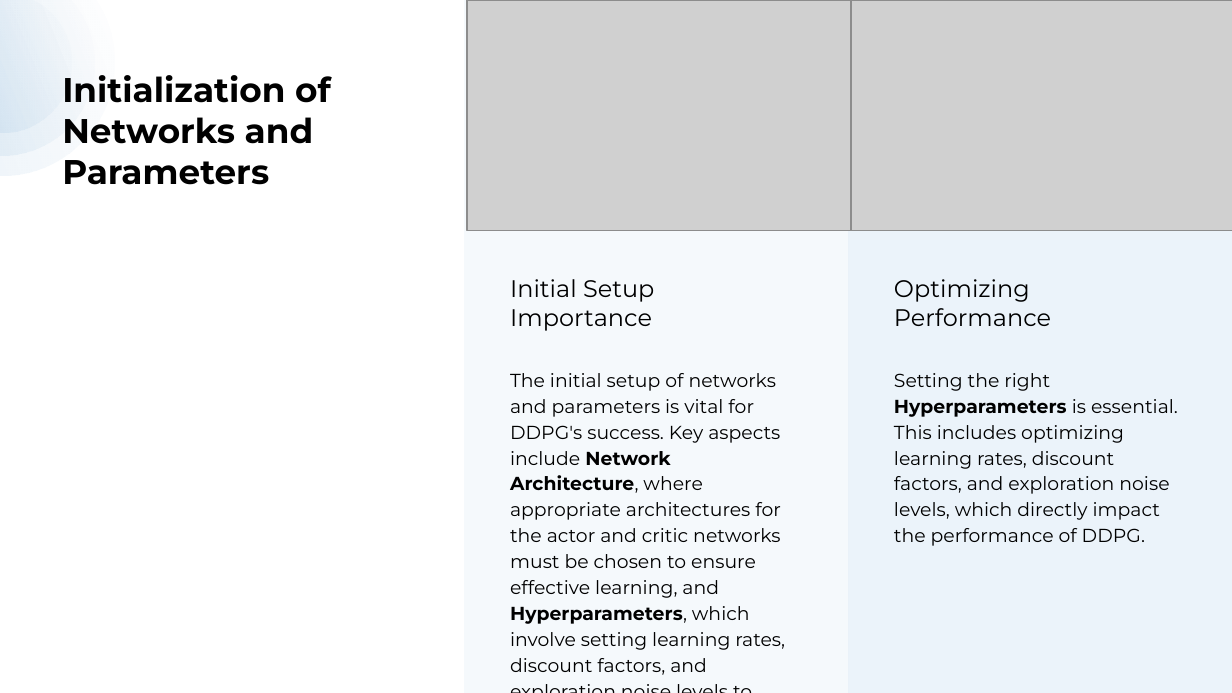
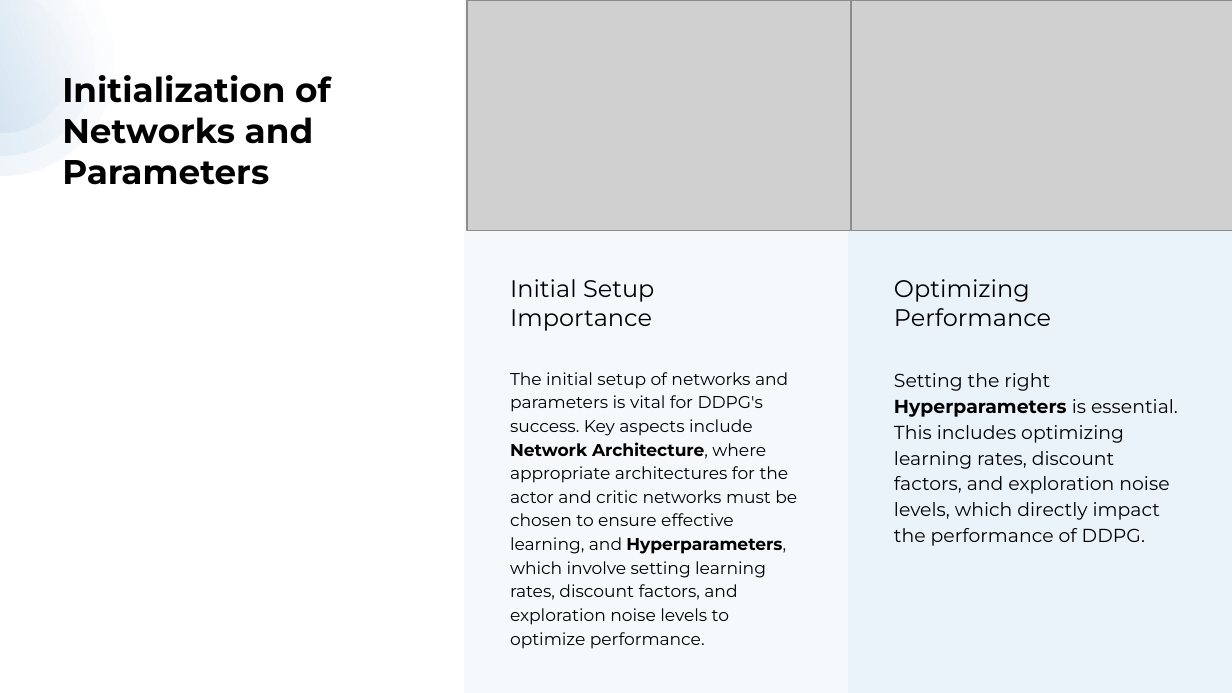
Before and after one commit to baz2024/RL_2025, a slide deck: slide 10 of Lecturer/Lecture 9 Introduction to Advanced Actor-Critic Methods.pptx. Drawn at 1232x693 pixels with LibreOffice and Linux fonts; fonts in the diff are those of the drawing; grey boxes stand for pictures. Boxes give left, top, right and bottom in pixels: in the first picture for what was removed or moved away, otherwise in the second. Text is boxed around its words. In the diff, an @@ line names an element or a change of style, - is before the commit and + after.

```diff
--- a/Lecturer/Lecture 9 Introduction to Advanced Actor-Critic Methods.pptx
+++ b/Lecturer/Lecture 9 Introduction to Advanced Actor-Critic Methods.pptx
@@ text "The initial setup of networks ..." at (510,372,797,649): size 11 to 10 pt @@
```
Also in this commit, not shown: 4 other files.
